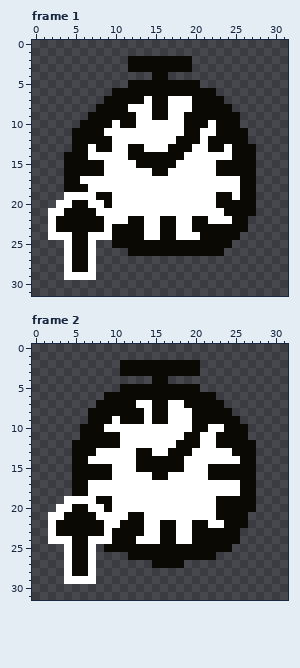
Pixel-art file: aseprite/stopwatch.aseprite. Above: the version before the commit.
32x32 pixels, 2 frames. Shown: frame 1, frame 2.
And afterwards:
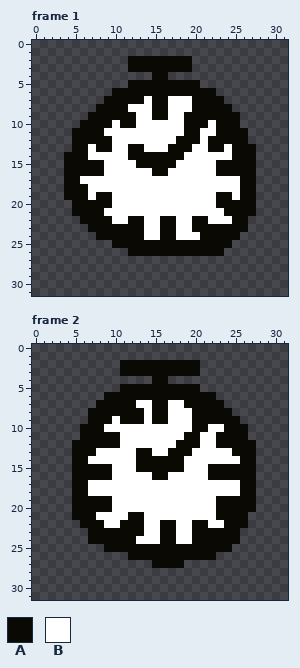
Palette (. is transparent): A #0a0903  B #ffffff
Edits made:
layer "Increase" now hidden
Frame 1:
The edit turns colour B into colour A in row 19 at x 4 to 6; in row 20 at x 7 to 8; in row 21 at x 8; in rows 22 to 23 at x 9; in row 24 at x 8 to 9.
Colour A is removed in row 21 at x 4; in row 22 at x 3 to 5; in row 23 at x 3 to 6; in rows 24 to 28 at x 5 to 6.
Colour B is removed in row 20 at x 3 to 4; in row 21 at x 2 to 3; in rows 22 to 23 at x 2; in row 24 at x 2 to 4 and 7; in rows 25 to 28 at x 4 and 7; in row 29 at x 4 to 7.
Frame 2:
The edit turns colour B into colour A in row 19 at x 5 to 7; in row 20 at x 7 to 8; in row 23 at x 9; in row 24 at x 7 to 9.
Colour A is removed in row 21 at x 4; in row 22 at x 3 to 5; in row 23 at x 3 to 6; in rows 24 to 28 at x 5 to 6.
Colour B is removed in row 19 at x 4; in row 20 at x 3 to 4; in row 21 at x 2 to 3; in rows 22 to 23 at x 2; in row 24 at x 2 to 4; in rows 25 to 28 at x 4 and 7.
Colour B is removed in row 29 at x 4 to 7.
Pixel boxes of the changes (left, top, right, bottom) in both pictures:
changed: (48, 192, 112, 280)
changed: (48, 496, 112, 584)
